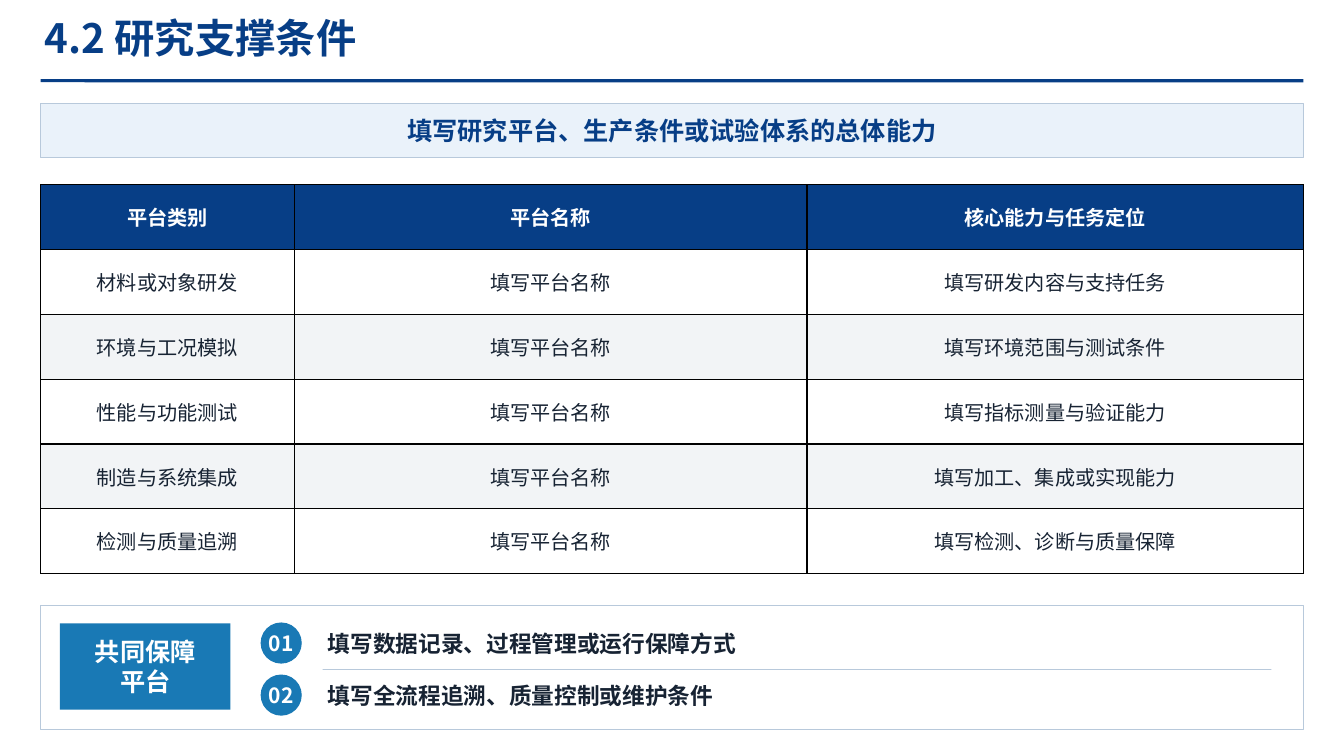
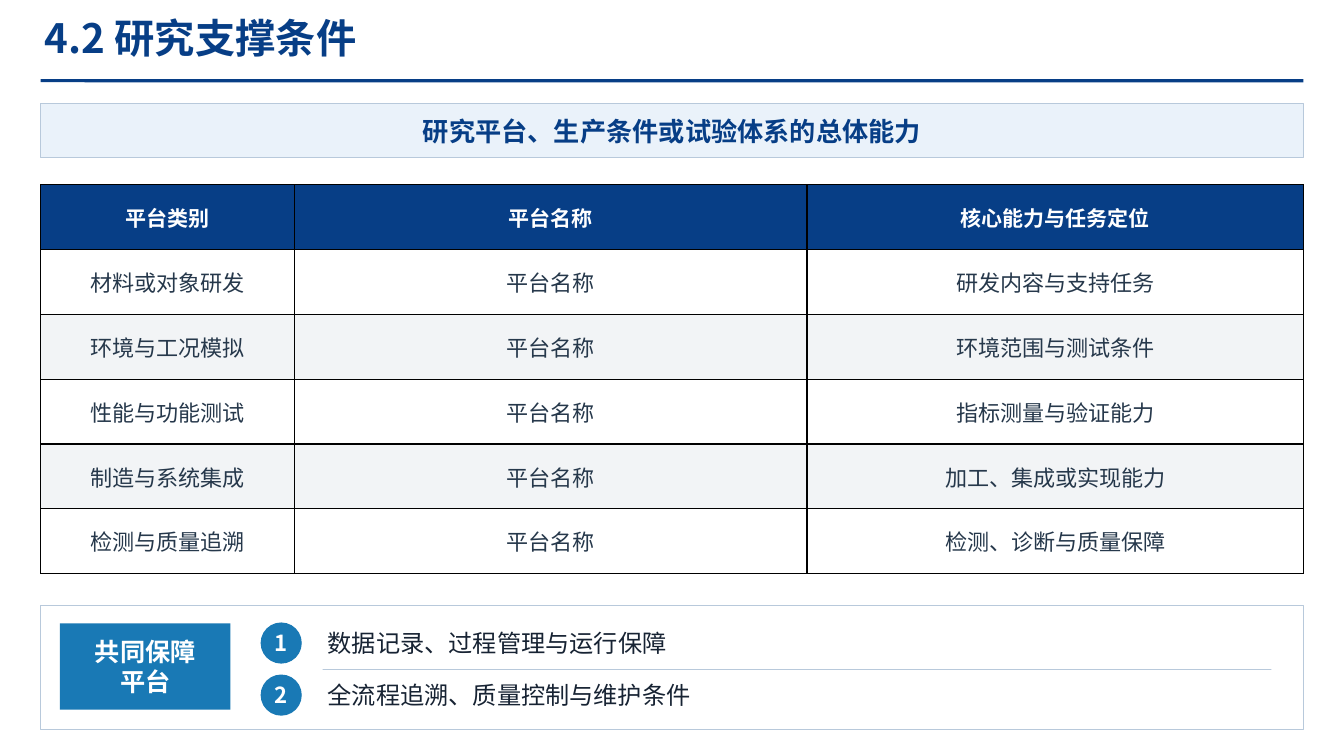
Before and after one commit to chengweihuu/research-opt-skill, a slide deck: slide 77 of assets/template-library.pptx. Drawn at 1344x756 pixels with LibreOffice and Linux fonts; fonts in the diff are those of the drawing. Boxes give left, top, right and bottom in pixels: in the first picture for what was removed or moved away, otherwise in the second. Text is boxed around its words. In the diff, an @@ line names an element or a change of style, - is before the commit and + after.

```diff
--- a/assets/template-library.pptx
+++ b/assets/template-library.pptx
@@ text in rectangle at (423,118,921,144): text changed; size 18 to 18.8 pt @@
-填写研究平台、生产条件或试验体系的总体能力
+研究平台、生产条件或试验体系的总体能力
@@ table at (40,185,1304,574) @@
-row 2, column 2: 填写平台名称
+row 2, column 2: 平台名称
-row 2, column 3: 填写研发内容与支持任务
+row 2, column 3: 研发内容与支持任务
-row 3, column 2: 填写平台名称
+row 3, column 2: 平台名称
-row 3, column 3: 填写环境范围与测试条件
+row 3, column 3: 环境范围与测试条件
-row 4, column 2: 填写平台名称
+row 4, column 2: 平台名称
-row 4, column 3: 填写指标测量与验证能力
+row 4, column 3: 指标测量与验证能力
-row 5, column 2: 填写平台名称
+row 5, column 2: 平台名称
-row 5, column 3: 填写加工、集成或实现能力
+row 5, column 3: 加工、集成或实现能力
-row 6, column 2: 填写平台名称
+row 6, column 2: 平台名称
-row 6, column 3: 填写检测、诊断与质量保障
+row 6, column 3: 检测、诊断与质量保障
@@ size 14.4 to 15 pt in "平台类别", "平台名称", "核心能力与任务定位" @@
@@ size 14.4 to 15.8 pt, text colour #172333 to #26384B in "材料或对象研发", "环境与工况模拟", "性能与功能测试", "制造与系统集成" and 1 more places @@
@@ text in ellipse at (275,634,288,651): text changed; size 15 to 15.8 pt @@
-01
+1
@@ text at (328,631,667,654): text changed; size 16.2 to 17.2 pt; bold off @@
-填写数据记录、过程管理或运行保障方式
+数据记录、过程管理与运行保障
@@ text in ellipse at (275,686,288,703): text changed; size 15 to 15.8 pt @@
-02
+2
@@ text at (328,683,691,706): text changed; size 16.2 to 17.2 pt; bold off @@
-填写全流程追溯、质量控制或维护条件
+全流程追溯、质量控制与维护条件
```
Also in this commit, not shown: 37 other slides changed, 1 other file.
